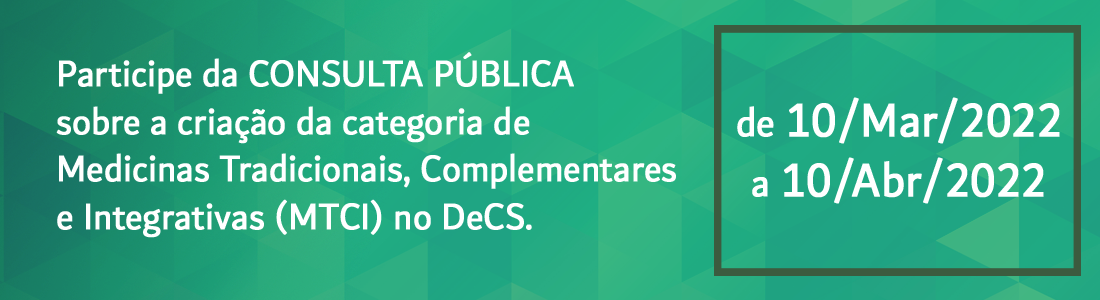
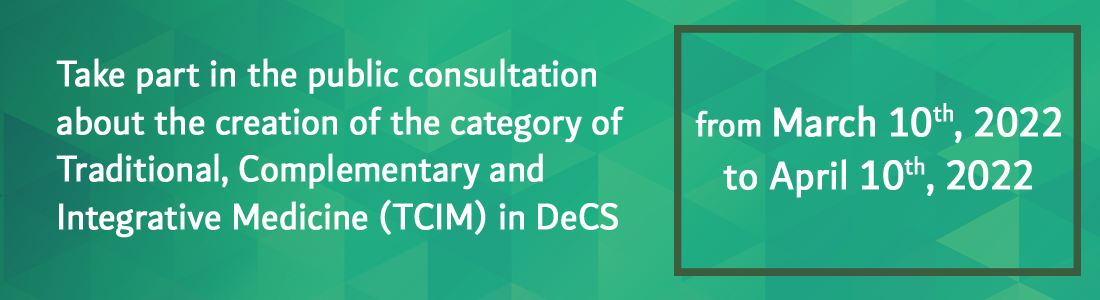
Layered file, before and after one edit (1100x300). Changes by layer:
showed group "EN" (3 layers) over [56, 25, 1061, 276]
hid group "PT" (3 layers) over [56, 25, 1061, 276]
painted on "Participe da CONSULTA PÚBLICA sobre a criação da categoria de M" over [526, 224, 532, 230]
